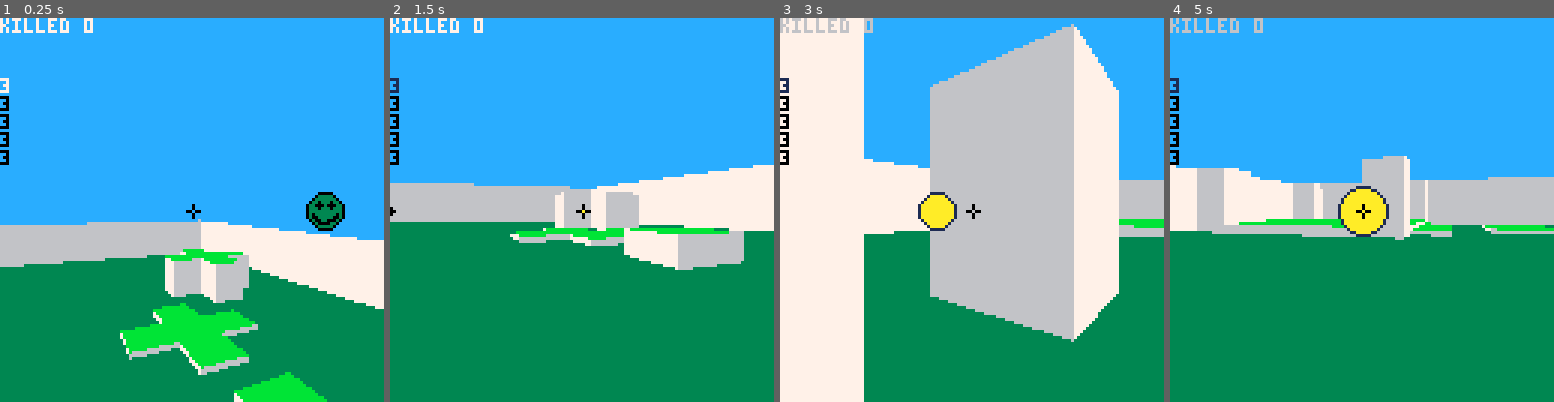
Above: before the commit, frames 1-4 (left to right).
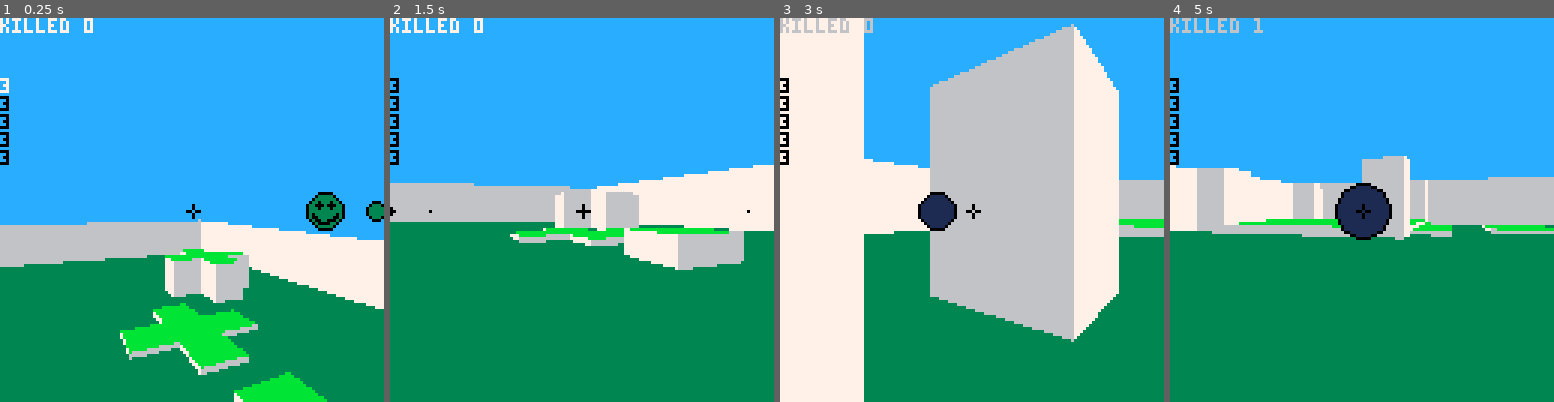
Above: after the commit, the same moments.

Repository: gotsunami/picomaze
Game: PICO-8 cartridge picomaze.p8
The game is run twice, just before and just after one commit, with the same random seed, the same clock (stepped at 60 frames per second) and the same inputs.
Inputs:
- Up to frame 1 (0.25 s): no input
- Up to frame 2 (1.5 s): tap O (Z key) at 0.7 s
- Up to frame 3 (3 s): hold Right 1.6-2.1 s; tap O (Z key) every 0.4 s from 1.7 to 2.9 s; hold Up 2.15-2.42 s; hold Right from 2.47 s (still down)
- Up to frame 4 (5 s): release Right at 3.03 s; hold Left 3.08-3.58 s; tap O (Z key) every 0.4 s from 3.3 to 4.9 s; hold Down 3.63-3.97 s; hold Right 4.02-4.68 s; hold Up from 4.73 s (still down)

The runs differ from the first frame. In frame 1, 0.2% of the frame differs, in the area x 95-100%, y 47-54%; in frame 2, less than 0.1%; in frame 3, 0.8%; in frame 4, 1.5%, in the area x 0-58%, y 0-58%.

Commit message:
Enemies fire bullets\!

Diff:
--- a/picomaze.p8
+++ b/picomaze.p8
@@ -75,6 +75,41 @@
    return ta
 end
 
+-- fire a bullet if not already fired
+function fire_bullet(sm)
+   if (sm.bl.fired==false) then
+      sm.bl.d = sm.d
+      sm.bl.x = sm.x
+      sm.bl.y = sm.y
+      sm.bl.z = sm.z
+      sm.bl.fired = true
+   end
+end
+
+-- move bullet
+function bullet(sm)
+   if (sm.bl.fired==true) then
+      -- new bullet position --
+      sm.bl.x=sm.bl.x+cos(sm.bl.d)*0.55
+      sm.bl.y=sm.bl.y+sin(sm.bl.d)*0.55
+      -- hit an enemy?
+      for en in all(ens) do
+	 if (sqrt((sm.bl.x - en.x)^2 + (sm.bl.y - en.y)^2) < 0.25) then
+	    hit(pl, en)
+	    sm.bl.fired = false
+	    break
+	 end
+      end
+      -- else hit a wall?
+      if (sm.bl.fired == true) then
+	 local wz = mz(sm.bl.x, sm.bl.y)
+	 if (wz < 13.1 or wz < sm.bl.z - .5) then
+	    sm.bl.fired = false
+	 end
+      end
+   end
+end
+
 ----------------------------------------
 -- functions for AI smileys/players
 -- call AI_move(pl) to test algorithm
@@ -85,6 +120,7 @@
    else
       sm.dt = .01 * sgn(rnd(1)-.5)
    end
+   fire_bullet(sm)
 end
 
 ----------------------------------------
@@ -112,26 +148,79 @@
    m = 0
    if (btn(2)) then m = 0.2 else if (btn(3)) then m = -0.2 end end
 
-   move(pl, m)
-
    -- player fire --
    if (btn(4)) then
-      if (pl.bl.fired==false) then
-	 pl.bl.d = pl.d
-	 pl.bl.x = pl.x
-	 pl.bl.y = pl.y
-	 pl.bl.z = pl.z
-	 pl.bl.fired = true
-      end
-   end
+      fire_bullet(pl)
+   end
+
+   move(pl, m)
+   bullet(pl)
 
    for en in all(ens) do
       -- move --
       AI_move(en)
+      bullet(en)
       -- life restore --
       en.l = min(en.l + 0.005, 3)
    end
 
+end
+
+----------------------------------------
+-- drawing functions
+----------------------------------------
+-- draw a smiley
+function draw_smiley(sm)
+    local dt = pl.d - atan2(sm.x - pl.x, sm.y - pl.y)
+    if (abs(dt) < 0.3) then
+       local r = 32 / sqrt((sm.x - pl.x)^2 + (sm.y - pl.y)^2)
+       local dx = 90 * sin(dt)
+       -- contour --
+       circfill(64-dx,64,r,sm.cl[1])
+       circ(64-dx,64,r,sm.cl[0])
+
+       -- eyes
+       circfill(64-dx-r/3.5,64-r/3.5,r/7,sm.cl[0])
+       circfill(64-dx-r/3.5,64-r/4.6,r/6,sm.cl[0])
+       circfill(64-dx-r/3.5,64-r/6,r/7,sm.cl[0])
+
+       circfill(64-dx+r/3.5,64-r/3.5,r/7,sm.cl[0])
+       circfill(64-dx+r/3.5,64-r/4.6,r/6,sm.cl[0])
+       circfill(64-dx+r/3.5,64-r/6,r/7,sm.cl[0])
+
+       -- mouth
+       if (sm.l == 3) then       -- happy
+	  local x, y, r = 64-dx, 64-r*0.1, r/1.3
+	  for angle = 210, 330.0 do
+	     local ptx, pty = x + r * cos( angle / 360 ), y + r * sin( angle / 360 )
+	     pset( ptx, pty,sm.cl[0])
+	  end
+       end
+       if (flr(sm.l) == 2) then       -- neutral
+	  line(64-dx-r/2,64+r/3,64-dx+r/2,64+r/3,sm.cl[0])
+       end
+       if (flr(sm.l) == 1) then       -- unhappy
+	  local x, y, r = 64-dx, 64+r, r/1.3
+	  for angle = 30, 150.0 do
+	     local ptx, pty = x + r * cos( angle / 360 ), y + r * sin( angle / 360 )
+	     pset( ptx, pty,sm.cl[0])
+	  end
+       end
+    end
+end
+
+-- draw a bullet
+function draw_bullet(sm)
+   local bl = sm.bl
+   if (bl.fired == true) then
+      local dt = pl.d - atan2(bl.x - pl.x, bl.y - pl.y)
+      if (abs(dt) < 0.3) then
+	 local r = 10 / sqrt((bl.x - pl.x)^2 + (bl.y - pl.y)^2)
+	 local dx = 90 * sin(dt)
+	 circfill(64-dx,64,r,sm.cl[1])
+	 circ(64-dx,64,r,sm.cl[0])
+      end
+   end
 end
 
 function draw_3d()
@@ -242,84 +331,18 @@
 
  end -- sx
 
- -- draw bullet
+ -- draw own bullet
  cursor(0,0) print(state)
  state = "killed "..pl.s
- if (pl.bl.fired==true) then
-    -- new bullet position --
-    pl.bl.x=pl.bl.x+cos(pl.bl.d)*0.55
-    pl.bl.y=pl.bl.y+sin(pl.bl.d)*0.55
-    -- hit an enemy?
-    for en in all(ens) do
-       if (sqrt((pl.bl.x - en.x)^2 + (pl.bl.y - en.y)^2) < 0.25) then
-	  hit(pl, en)
-	  pl.bl.fired = false
-	  break
-       end
-    end
-    -- else hit a wall?
-    if (pl.bl.fired == true) then
-       local wz = mz(pl.bl.x, pl.bl.y)
-       if (wz < 13.1 or wz < pl.bl.z - .5) then
-	  pl.bl.fired = false
-       end
-    end
-    -- keep going
-    if (pl.bl.fired == true) then
-       local dt = pl.d - atan2(pl.bl.x - pl.x, pl.bl.y - pl.y)
-       if (abs(dt) < 0.3) then
-	  local r = 10 / sqrt((pl.bl.x - pl.x)^2 + (pl.bl.y - pl.y)^2)
-	  local dx = 90 * sin(dt)
-	  circfill(64-dx,64,r,10)
-	  circ(64-dx,64,r,1)
-       end
-    end
- end
-
- -- draw enemy
- cnt = 0
+ draw_bullet(pl)
+
+ -- draw enemies and their bullets
  cursor(0,20)
  for en in all(ens) do
     print(en.l)
-    cnt += 1
-    local dt = pl.d - atan2(en.x - pl.x, en.y - pl.y)
-    if (abs(dt) < 0.3) then
-       local r = 32 / sqrt((en.x - pl.x)^2 + (en.y - pl.y)^2)
-       local dx = 90 * sin(dt)
-       -- contour --
-       circfill(64-dx,64,r,en.cl[1])
-       circ(64-dx,64,r,en.cl[0])
-
-       -- eyes
-       circfill(64-dx-r/3.5,64-r/3.5,r/7,en.cl[0])
-       circfill(64-dx-r/3.5,64-r/4.6,r/6,en.cl[0])
-       circfill(64-dx-r/3.5,64-r/6,r/7,en.cl[0])
-
-       circfill(64-dx+r/3.5,64-r/3.5,r/7,en.cl[0])
-       circfill(64-dx+r/3.5,64-r/4.6,r/6,en.cl[0])
-       circfill(64-dx+r/3.5,64-r/6,r/7,en.cl[0])
-
-       -- mouth
-       if (en.l == 3) then       -- happy
-	  local x, y, r = 64-dx, 64-r*0.1, r/1.3
-	  for angle = 210, 330.0 do
-	     local ptx, pty = x + r * cos( angle / 360 ), y + r * sin( angle / 360 )
-	     pset( ptx, pty,en.cl[0])
-	  end
-       end
-       if (flr(en.l) == 2) then       -- neutral
-	  line(64-dx-r/2,64+r/3,64-dx+r/2,64+r/3,en.cl[0])
-       end
-       if (flr(en.l) == 1) then       -- unhappy
-	  local x, y, r = 64-dx, 64+r, r/1.3
-	  for angle = 30, 150.0 do
-	     local ptx, pty = x + r * cos( angle / 360 ), y + r * sin( angle / 360 )
-	     pset( ptx, pty,en.cl[0])
-	  end
-       end
-    end
+    draw_smiley(en)
+    draw_bullet(en)
  end
-
 
 -- cursor(0,0) color(7)
 -- print(pl.x)
